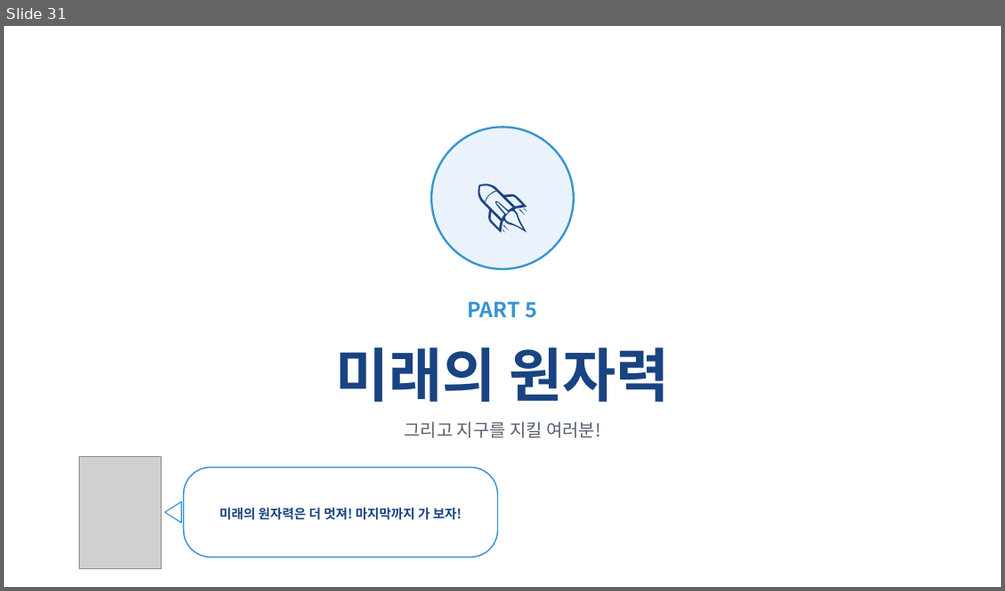
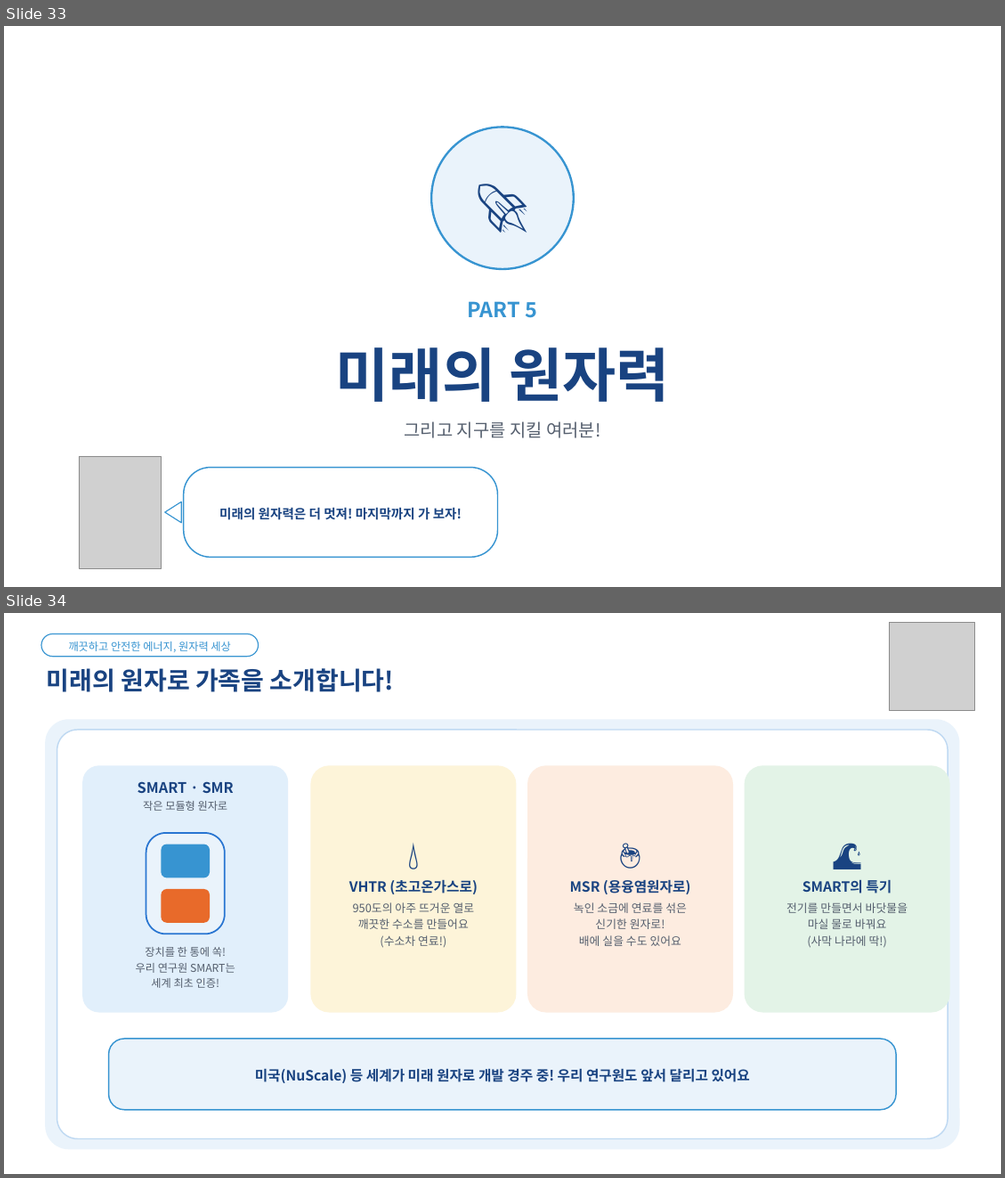
Before and after one commit to parksang-jun/ecture-materials, a slide deck: 강의자료/원자력과 탄소중립_표준양식.pptx. Shown one above the other, each under a label of ours: slide 31 before the commit, slides 33 and 34 after it. The pictures are 1005x591 and 1005x1178 pixels, drawn with LibreOffice and Linux fonts; fonts in the diff are those of the drawing; grey boxes stand for pictures. Boxes give left, top, right and bottom in pixels: in the first picture for what was removed or moved away, otherwise in the second. Text is boxed around its words. In the diff, an @@ line names an element or a change of style, - is before the commit and + after.

```diff
--- a/강의자료/원자력과 탄소중립_표준양식.pptx
+++ b/강의자료/원자력과 탄소중립_표준양식.pptx
@@ slide 34 added at bbox=[4, 613, 1001, 1174], background #FFFFFF @@
@@ rounded rectangle added at bbox=[41, 634, 259, 657], fill #FFFFFF, outline #3794D1 1 pt, 10.5 pt, text #3794D1 @@
+깨끗하고 안전한 에너지, 원자력 세상
@@ picture added at bbox=[890, 622, 975, 710] @@
@@ text added at bbox=[47, 668, 394, 692], 24 pt, text #194381, bold @@
+미래의 원자로 가족을 소개합니다!
@@ rounded rectangle added at bbox=[45, 719, 960, 1149], fill #EAF3FB @@
@@ rounded rectangle added at bbox=[57, 730, 947, 1139], fill #FFFFFF, outline #BFD9F2 1.25 pt @@
@@ rounded rectangle added at bbox=[82, 765, 288, 1013], fill #E1EFFB @@
@@ rounded rectangle added at bbox=[310, 765, 517, 1013], fill #FDF4D9, 11 pt, text #555F6E @@
+💧
+VHTR (초고온가스로)
+950도의 아주 뜨거운 열로
+깨끗한 수소를 만들어요
+(수소차 연료!)
@@ rounded rectangle added at bbox=[527, 765, 733, 1013], fill #FDECE0, 11 pt, text #555F6E @@
+🍯
+MSR (용융염원자로)
+녹인 소금에 연료를 섞은
+신기한 원자로!
+배에 실을 수도 있어요
@@ rounded rectangle added at bbox=[744, 765, 950, 1013], fill #E3F3E7, 11 pt, text #555F6E @@
+🌊
+SMART의 특기
+전기를 만들면서 바닷물을
+마실 물로 바꿔요
+(사막 나라에 딱!)
@@ text added at bbox=[138, 781, 234, 811], 14 pt, text #194381, bold @@
+SMART · SMR
+작은 모듈형 원자로
@@ rounded rectangle added at bbox=[146, 833, 225, 933], fill #EAF3FB, outline #2875D1 1.5 pt @@
@@ rounded rectangle added at bbox=[161, 844, 210, 877], fill #3794D1 @@
@@ rounded rectangle added at bbox=[161, 889, 210, 923], fill #E86A2A @@
@@ text added at bbox=[136, 947, 235, 988], 10.5 pt, text #555F6E @@
+장치를 한 통에 쏙!
+우리 연구원 SMART는
+세계 최초 인증!
@@ rounded rectangle added at bbox=[109, 1038, 896, 1110], fill #EAF3FB, outline #3794D1 1.25 pt, 13.5 pt, text #194381, bold @@
+미국(NuScale) 등 세계가 미래 원자로 개발 경주 중! 우리 연구원도 앞서 달리고 있어요
@@ what was slide 31 is now slide 33 @@
```
Also in this commit, not shown: 18 slides changed, 7 other slides added, 5 slides removed, 1 other file.
